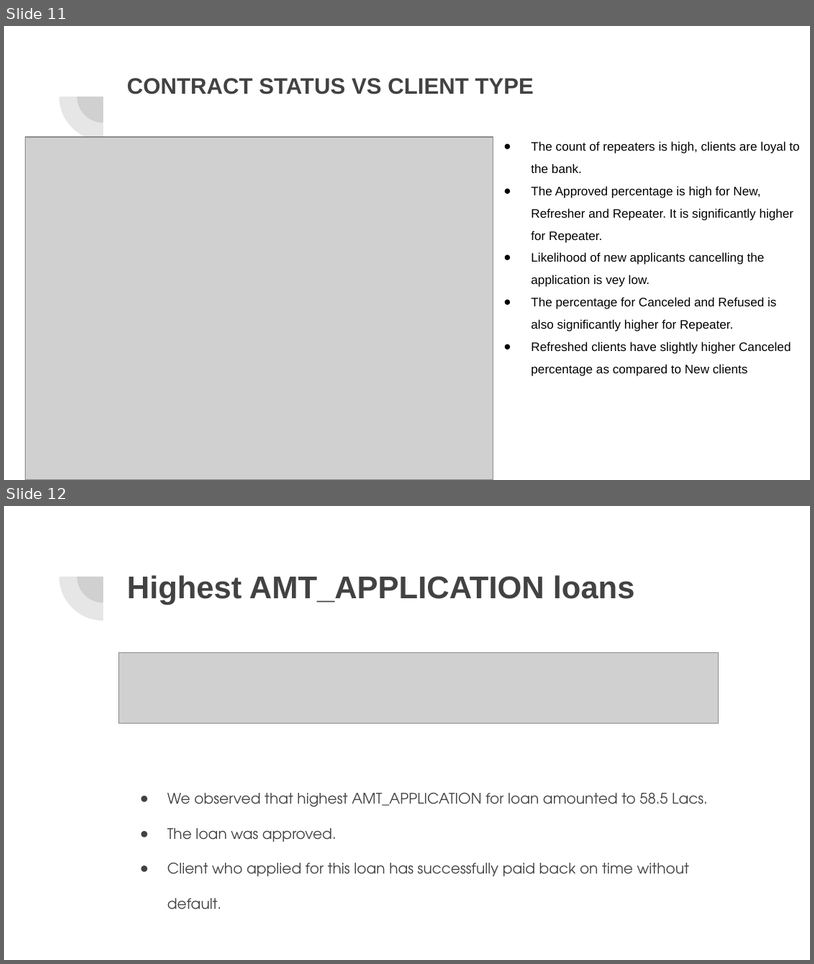
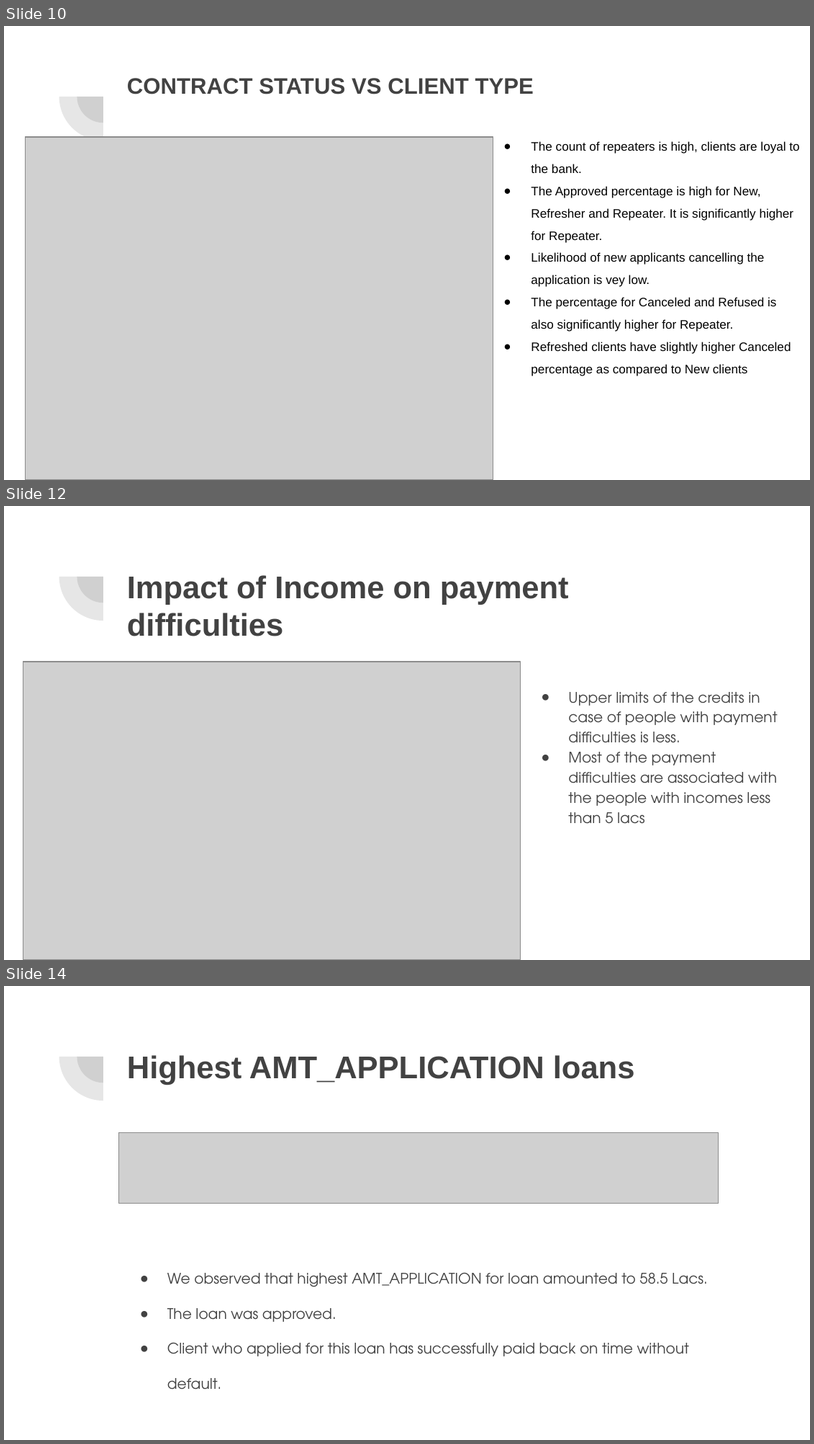
Before and after one commit to acamit/DataScience, a slide deck: Exploratory Data Analysis/Case Study/EDA Case Study -Bank Loan.pptx. Shown one above the other, each under a label of ours: slides 11 and 12 before the commit, slides 10, 12 and 14 after it; the slides between them are not shown. The pictures are 814x964 and 814x1444 pixels, drawn with LibreOffice and Linux fonts; fonts in the diff are those of the drawing; grey boxes stand for pictures. Boxes give left, top, right and bottom in pixels: in the first picture for what was removed or moved away, otherwise in the second. Text is boxed around its words. In the diff, an @@ line names an element or a change of style, - is before the commit and + after.

```diff
--- a/Exploratory Data Analysis/Case Study/EDA Case Study -Bank Loan.pptx
+++ b/Exploratory Data Analysis/Case Study/EDA Case Study -Bank Loan.pptx
@@ slide 12 added at bbox=[4, 506, 810, 960], background #FFFFFF; not listed: 2 template elements that a slide beside it also shows @@
@@ title added at bbox=[127, 575, 569, 636], 28 pt, text #424242, bold @@
+Impact of Income on payment difficulties
@@ picture added at bbox=[23, 662, 521, 960] @@
@@ text added at bbox=[568, 692, 778, 824], 13 pt, text #424242 @@
+● Upper limits of the credits in case of people with payment difficulties is less.
+● Most of the payment difficulties are associated with the people with incomes less than 5 lacs
@@ what was slide 11 is now slide 10 @@
@@ what was slide 12 is now slide 14 @@
```
Also in this commit, not shown: 2 slides changed, 3 other slides added, 2 slides removed, 1 other file.
